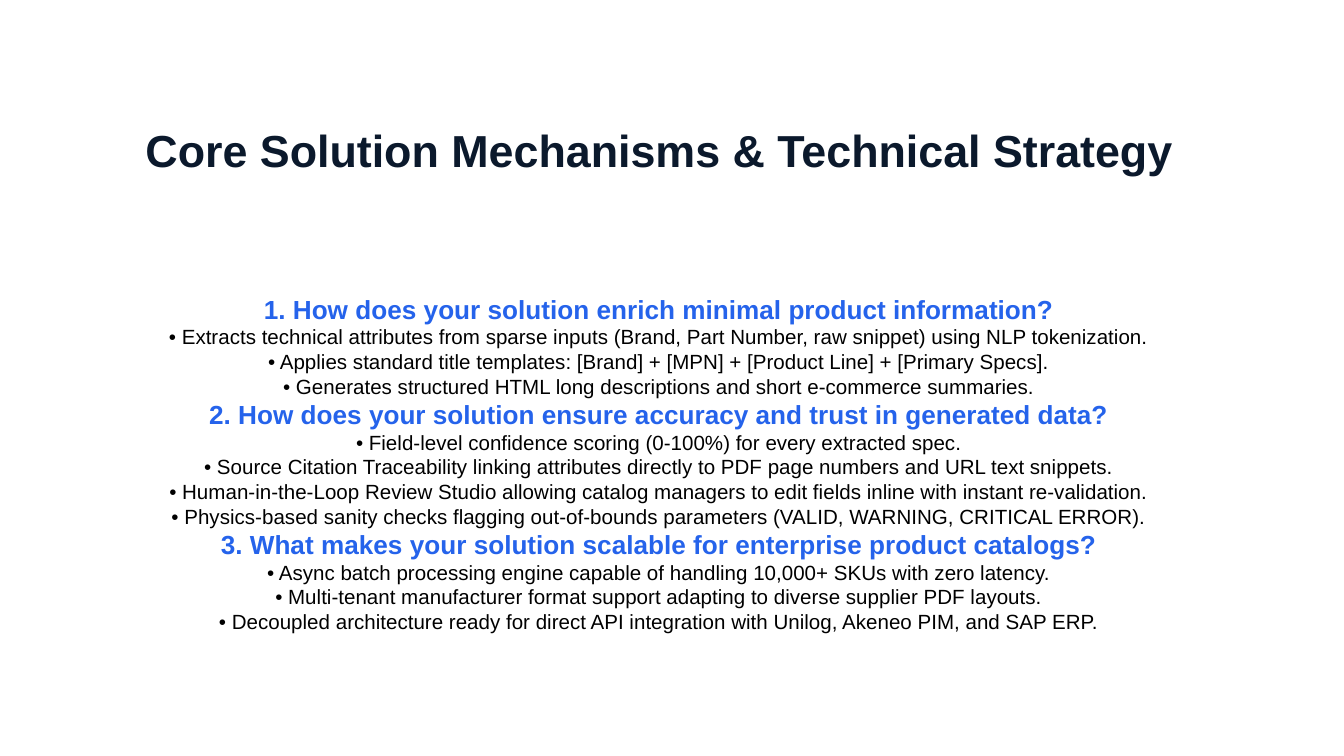
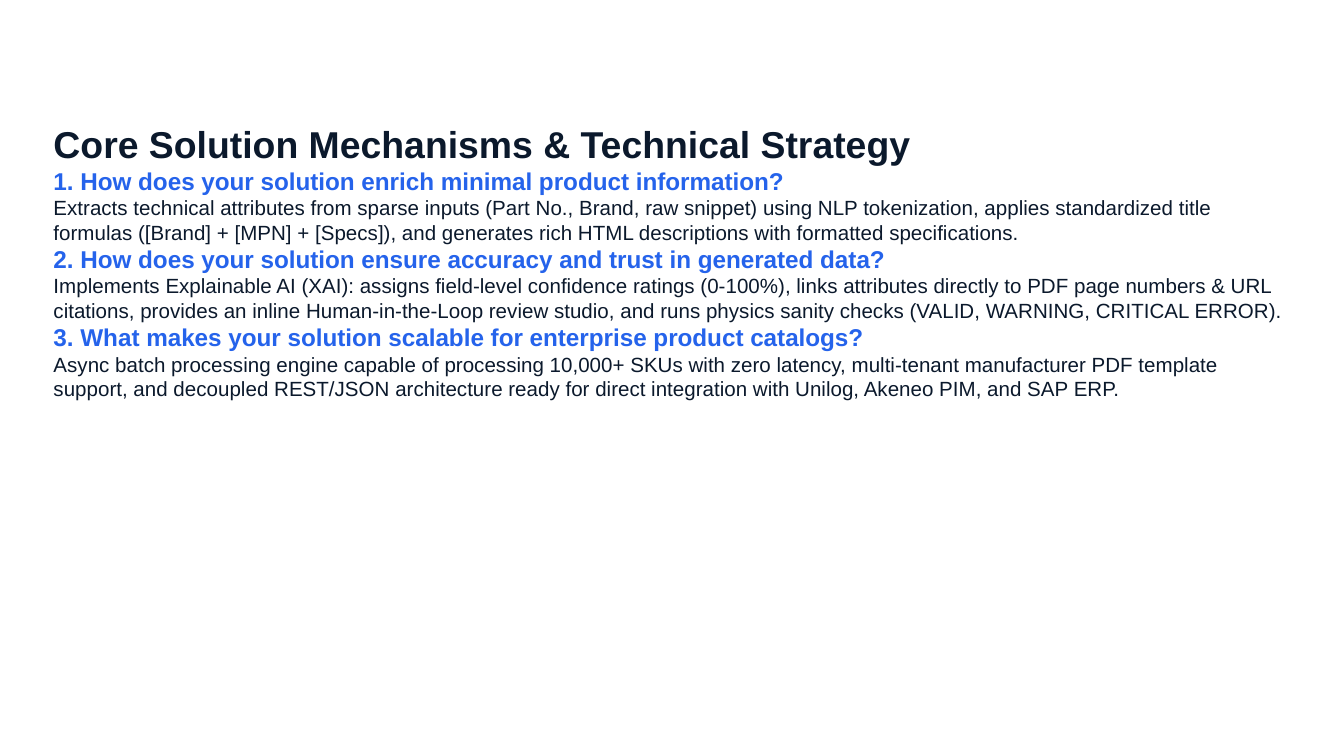
Before and after one commit to aksharsakhi/ProductLens-AI, a slide deck: slide 4 of [EXT] UniHack-Protoype Template .pptx. Drawn at 1344x756 pixels with LibreOffice and Linux fonts; fonts in the diff are those of the drawing; background and template pictures are left out. Boxes give left, top, right and bottom in pixels: in the first picture for what was removed or moved away, otherwise in the second. Text is boxed around its words. In the diff, an @@ line names an element or a change of style, - is before the commit and + after.

Commit message:
fix: slide text overlapping and layout formatting

```diff
--- a/[EXT] UniHack-Protoype Template .pptx
+++ b/[EXT] UniHack-Protoype Template .pptx
@@ text at (53,131,911,351): size 24 to 20 pt in "Core Solution Mechanisms & Technical Strategy"; size 14 to 13 pt in "1. How does your solution enrich minimal ...", "2. How does your solution ensure accuracy ...", "3. What makes your solution scalable for ..."; alignment centre to left @@
@@ text at (53,200,1211,244): text changed; text colour #000000 to #0B192C @@
-• Extracts technical attributes from sparse inputs (Brand, Part Number, raw snippet) using NLP tokenization.
-• Applies standard title templates: [Brand] + [MPN] + [Product Line] + [Primary Specs].
-• Generates structured HTML long descriptions and short e-commerce summaries.
+Extracts technical attributes from sparse inputs (Part No., Brand, raw snippet) using NLP tokenization, applies standardized title formulas ([Brand] + [MPN] + [Specs]), and generates rich HTML descriptions with formatted specifications.
@@ text at (53,278,1282,323): text changed; text colour #000000 to #0B192C @@
-• Field-level confidence scoring (0-100%) for every extracted spec.
-• Source Citation Traceability linking attributes directly to PDF page numbers and URL text snippets.
-• Human-in-the-Loop Review Studio allowing catalog managers to edit fields inline with instant re-validation.
-• Physics-based sanity checks flagging out-of-bounds parameters (VALID, WARNING, CRITICAL ERROR).
+Implements Explainable AI (XAI): assigns field-level confidence ratings (0-100%), links attributes directly to PDF page numbers & URL citations, provides an inline Human-in-the-Loop review studio, and runs physics sanity checks (VALID, WARNING, CRITICAL ERROR).
@@ text at (53,357,1217,401): text changed; text colour #000000 to #0B192C @@
-• Async batch processing engine capable of handling 10,000+ SKUs with zero latency.
-• Multi-tenant manufacturer format support adapting to diverse supplier PDF layouts.
-• Decoupled architecture ready for direct API integration with Unilog, Akeneo PIM, and SAP ERP.
+Async batch processing engine capable of processing 10,000+ SKUs with zero latency, multi-tenant manufacturer PDF template support, and decoupled REST/JSON architecture ready for direct integration with Unilog, Akeneo PIM, and SAP ERP.
```
Also in this commit, not shown: 13 other slides changed, 1 slide added, 1 slide removed, 2 other files.
